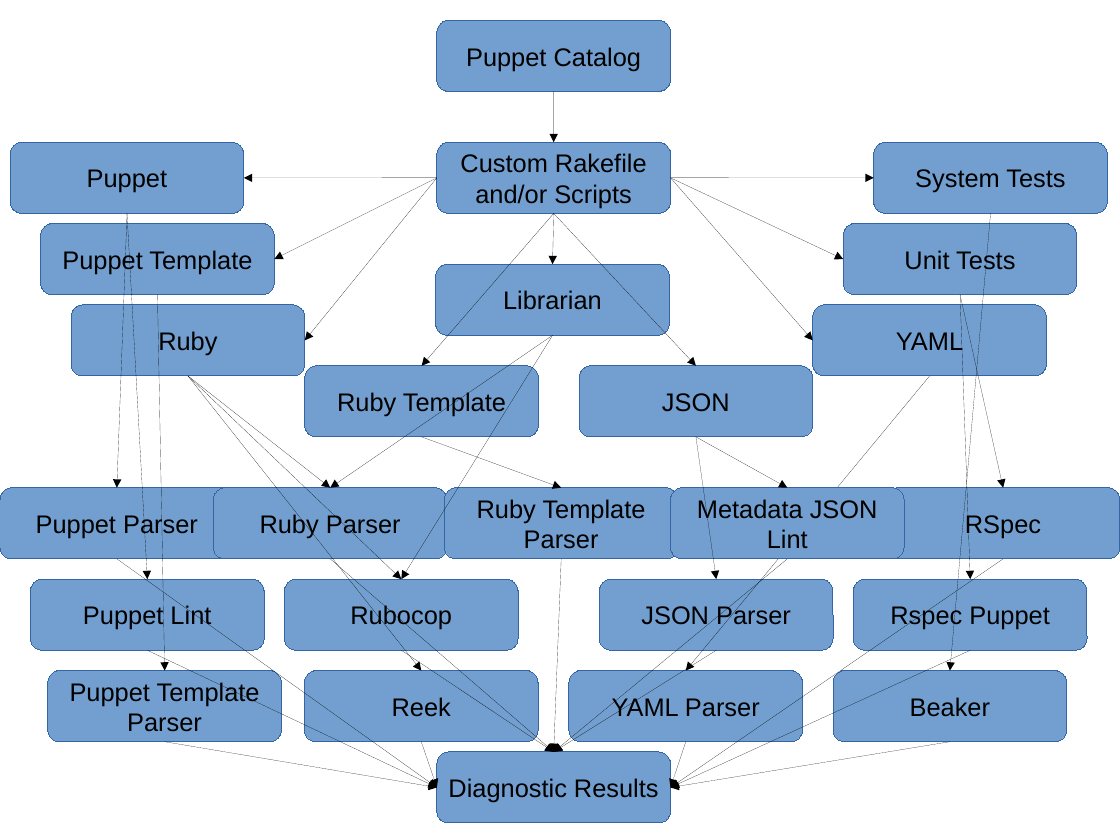
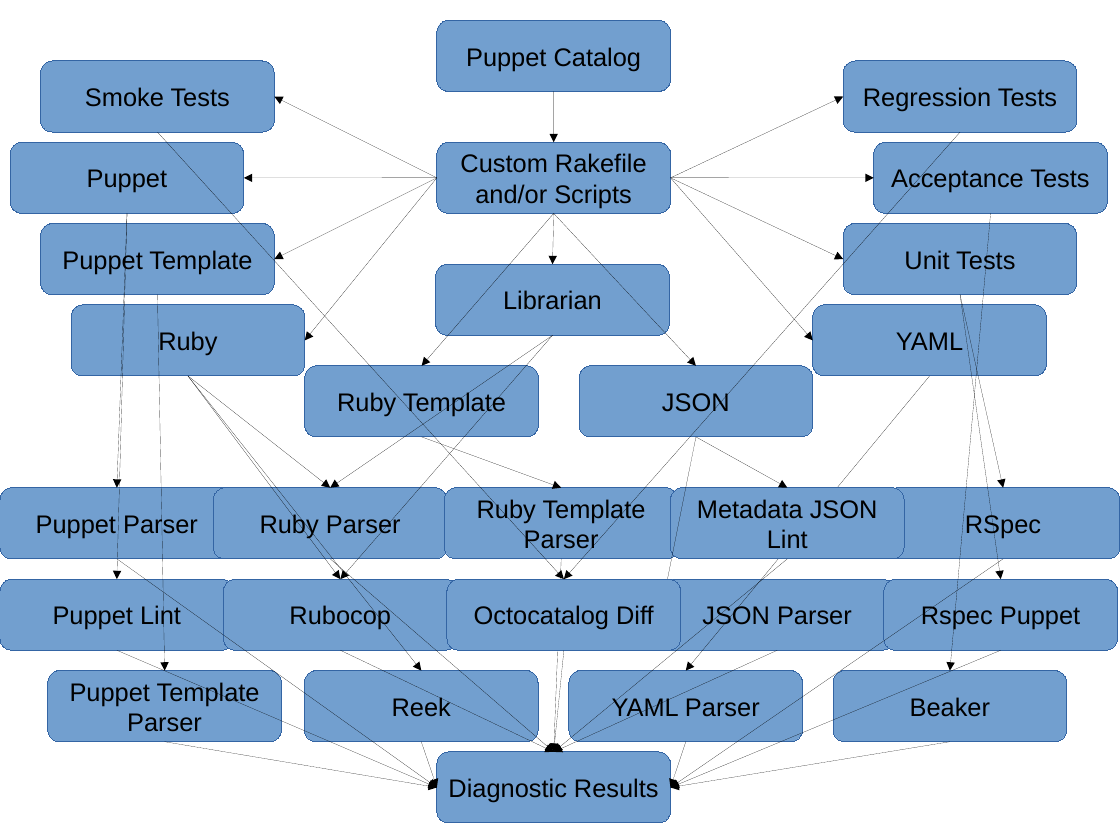
Before and after one commit to mschuchard/puppet-check, a slide deck: slide 1 of images/puppetcheck_old.odp. Drawn at 1120x840 pixels with LibreOffice and Linux fonts; fonts in the diff are those of the drawing. Boxes give left, top, right and bottom in pixels: in the first picture for what was removed or moved away, otherwise in the second. Text is boxed around its words. In the diff, an @@ line names an element or a change of style, - is before the commit and + after.

```diff
--- a/images/puppetcheck_old.odp
+++ b/images/puppetcheck_old.odp
@@ rounded rectangle added at (41,61,274,132), fill #729FCF, outline #3465A4 0 pt, 18 pt, text #000000 @@
+Smoke Tests
@@ rounded rectangle added at (844,61,1077,132), fill #729FCF, outline #3465A4 0 pt, 18 pt, text #000000 @@
+Regression Tests
@@ arrow added from (437, 178) to (274, 97), #000000 0 pt @@
@@ arrow added from (671, 178) to (844, 97), #000000 0 pt @@
@@ arrow added from (158, 132) to (564, 579), #000000 0 pt @@
@@ arrow added from (960, 132) to (564, 579), #000000 0 pt @@
@@ text in rounded rectangle at (891,167,1089,193): text changed @@
-System Tests
+Acceptance Tests
@@ arrow moved from (127, 213) - (147, 579) to (127, 213) - (117, 579) @@
@@ arrow moved from (960, 295) - (971, 579) to (960, 295) - (1001, 579) @@
@@ arrow moved from (553, 335) - (401, 579) to (553, 335) - (340, 579) @@
@@ arrow moved from (188, 376) - (401, 579) to (188, 376) - (340, 579) @@
@@ arrow moved from (696, 437) - (717, 579) to (696, 437) - (661, 615) @@
@@ rounded rectangle "Puppet Lint": place and size @@
-rounded rectangle "Puppet Lint" at (30,579,264,650)
+rounded rectangle "Puppet Lint" at (0,579,234,650)
@@ rounded rectangle "Rubocop": place and size @@
-rounded rectangle "Rubocop" at (285,579,518,650)
+rounded rectangle "Rubocop" at (224,579,457,650)
@@ rounded rectangle added at (447,579,681,650), fill #729FCF, outline #3465A4 0 pt, 18 pt, text #000000 @@
+Octocatalog Diff
@@ rounded rectangle "JSON Parser": place and size @@
-rounded rectangle "JSON Parser" at (600,579,833,650)
+rounded rectangle "JSON Parser" at (661,579,894,650)
@@ rounded rectangle "Rspec Puppet": place and size @@
-rounded rectangle "Rspec Puppet" at (854,579,1087,650)
+rounded rectangle "Rspec Puppet" at (884,579,1118,650)
@@ arrow moved from (147, 650) - (437, 788) to (117, 650) - (437, 788) @@
@@ arrow moved from (401, 650) - (554, 752) to (340, 650) - (554, 752) @@
@@ arrow moved from (717, 650) - (554, 752) to (777, 650) - (554, 752) @@
@@ arrow added from (564, 650) to (554, 752), #000000 0 pt @@
@@ arrow moved from (971, 650) - (671, 788) to (1001, 650) - (671, 788) @@
```
Also in this commit, not shown: 2 other files.
